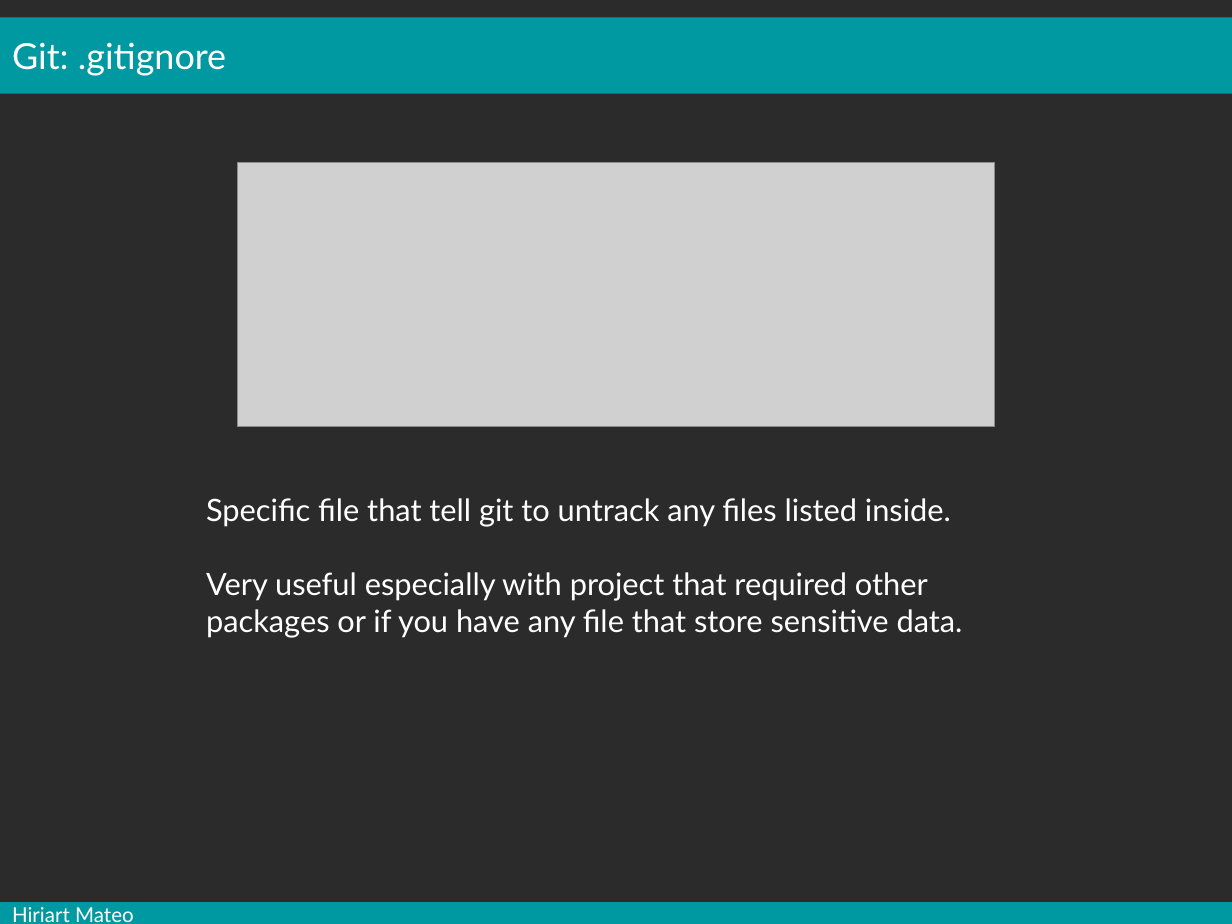
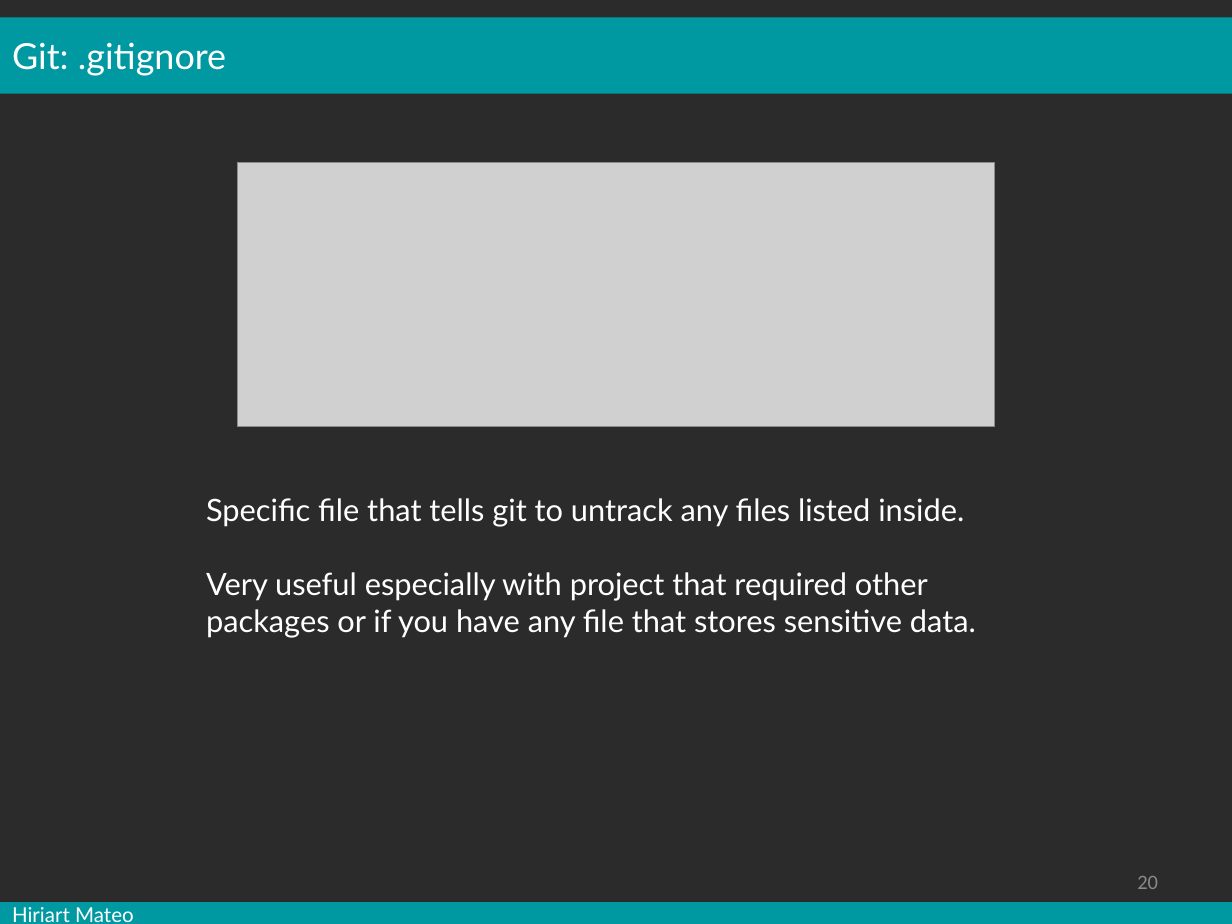
Before and after one commit to mesocentre-clermont-auvergne/formation_fair, a slide deck: slide 20 of fair_versionnage/versionnage_cours/cours.odp. Drawn at 1232x924 pixels with LibreOffice and Linux fonts; fonts in the diff are those of the drawing; grey boxes stand for pictures; background and template pictures are left out; a plain dark background stands for a picture behind light text. Boxes give left, top, right and bottom in pixels: in the first picture for what was removed or moved away, otherwise in the second. Text is boxed around its words. In the diff, an @@ line names an element or a change of style, - is before the commit and + after.

```diff
--- a/fair_versionnage/versionnage_cours/cours.odp
+++ b/fair_versionnage/versionnage_cours/cours.odp
@@ text at bbox=[206, 498, 976, 638]: text changed @@
-Specific file that tell git to untrack any files listed inside.
-Very useful especially with project that required other packages or if you have any file that store sensitive data.
+Specific file that tells git to untrack any files listed inside.
+Very useful especially with project that required other packages or if you have any file that stores sensitive data.
@@ page number added at bbox=[1137, 876, 1158, 889], 12 pt, text #898989 @@
+20
```
Also in this commit, not shown: 32 other slides changed, 1 other file.
